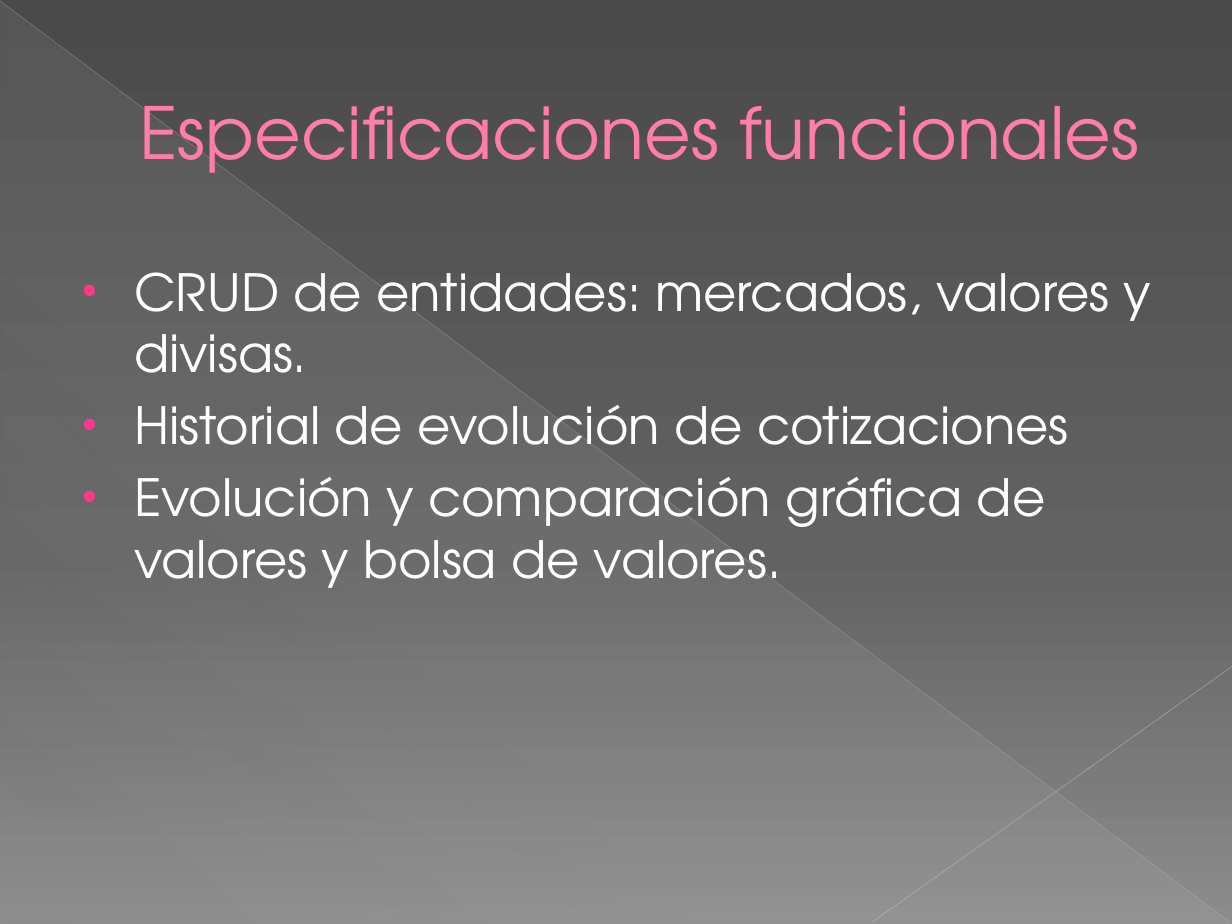
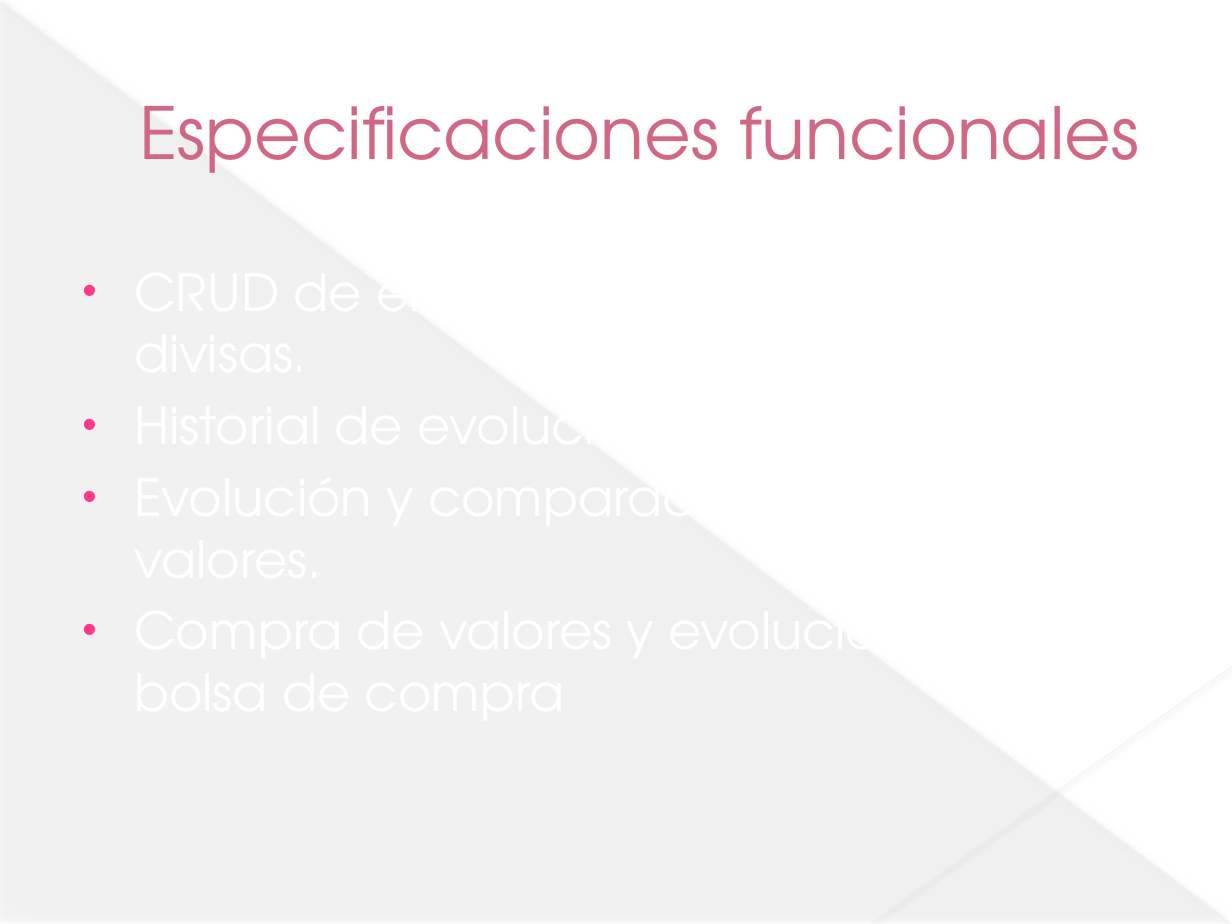
Before and after one commit to jesusdavidguti/ProyectoFinDeCurso, a slide deck: slide 2 of Presentación/Proyecto fin de curso.pptx. Drawn at 1232x924 pixels with LibreOffice and Linux fonts; fonts in the diff are those of the drawing. Boxes give left, top, right and bottom in pixels: in the first picture for what was removed or moved away, otherwise in the second. Text is boxed around its words. In the diff, an @@ line names an element or a change of style, - is before the commit and + after.

```diff
--- a/Presentación/Proyecto fin de curso.pptx
+++ b/Presentación/Proyecto fin de curso.pptx
@@ background gradient #4A4A4A to #626262 to #8C8C8C to #FFFFFF @@
@@ line (0, 1) - (1231, 923): stroke #BFBFBF 0.39 pt to #E8E8E8 0.4 pt @@
@@ right triangle at box(1, 2, 1231, 924): shadow on @@
@@ text "Especificaciones funcionales" at box(139, 106, 1139, 173): text colour #FF7DA7 to #D26785, letter outline #B12761 0.5 pt to none @@
@@ text removed at box(134, 272, 1152, 588) @@
-• CRUD de entidades: mercados, valores y divisas.
-• Historial de evolución de cotizaciones
-• Evolución y comparación gráfica de valores y bolsa de valores.
@@ line (1232, 667) - (871, 923): stroke #C6C6C6 0.47 pt to #EAEAEA 0.48 pt @@
```
Also in this commit, not shown: 2 other slides changed, 1 other file.
